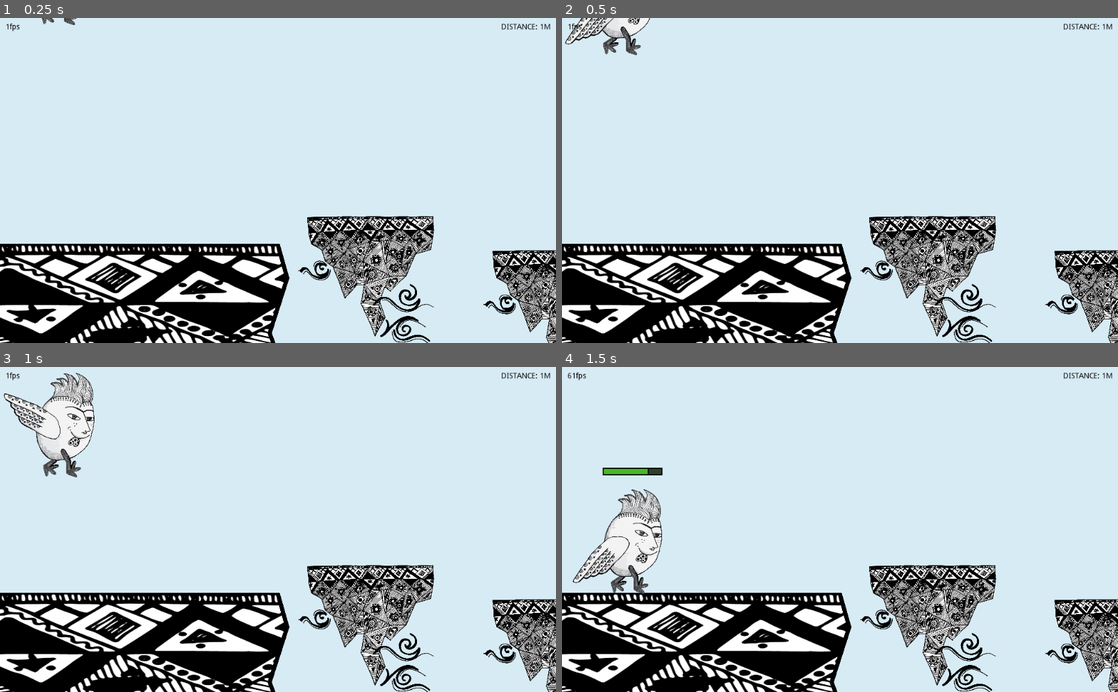
Above: before the commit, frames 1-4 (two rows, left to right).
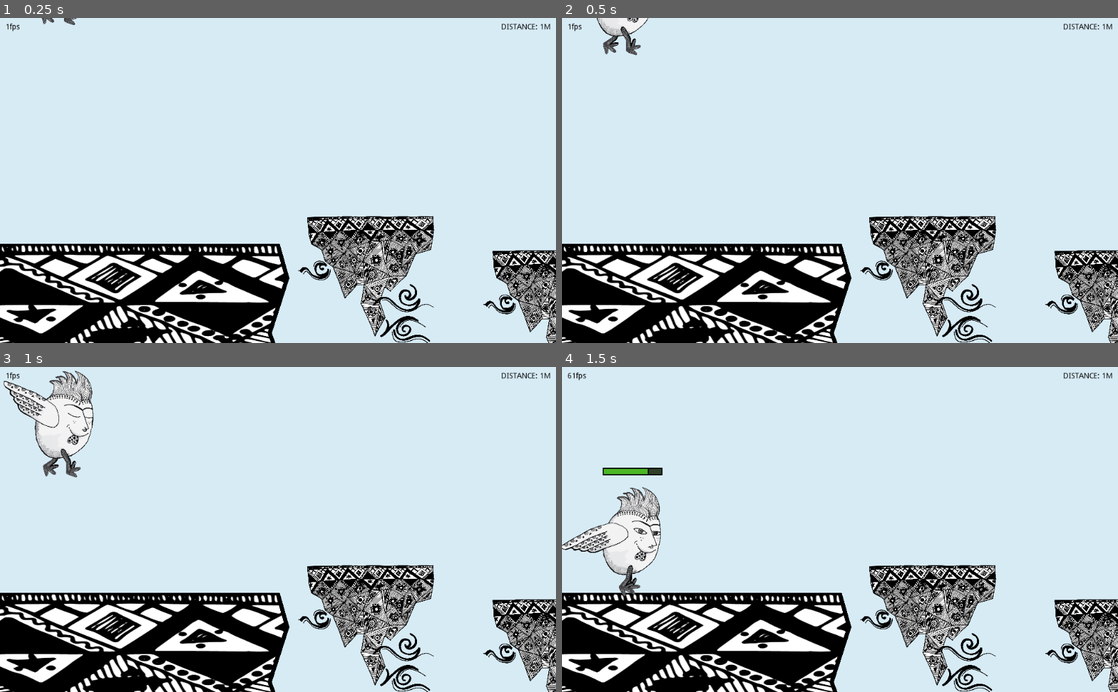
Above: after the commit, the same moments.

Repository: iwilliams/wildjam-15
Game: Godot game, scene res://Main.tscn
Two runs of this game, one before a commit and one after it. Both use one fixed random seed, a clock stepped at 60 frames per second and the inputs below. Sound files missing from this copy of the repository are replaced by a short silence.
Inputs:
- Up to frame 1 (0.25 s): no input
- Up to frame 2 (0.5 s): no input
- Up to frame 3 (1 s): hold D (move_right) from 0.53 s (still down); hold Space (jump) from 0.53 s (still down)
- Up to frame 4 (1.5 s): release D (move_right) at 1.28 s; release Space (jump) at 1.28 s; hold A (move_left) from 1.28 s (still down); tap Space (jump) at 1.35 s

Frame 1 is identical in both runs. In frame 2, 0.4% of the frame differs, in the area x 0-16%, y 0-9%; in frame 3, 1.5%; in frame 4, 1.9%, in the area x 0-18%, y 36-71%.

Commit message:
Animation updates

Diff:
--- a/Player.gd
+++ b/Player.gd
@@ -10,6 +10,7 @@
 var stamina = 100
 var on_ground = false
 var last_jump = 0
+var queue_jump = false
 
 onready var ground_check_l = get_node("GroundCheckL")
 onready var ground_check_r = get_node("GroundCheckR")
@@ -24,6 +25,7 @@
     stamina -= jump_stamina_cost
     stamina = clamp(stamina, 0, 100)
     last_jump = OS.get_ticks_msec()
+    $AnimationPlayer.seek(0)
     $AnimationPlayer.play("Flying")
     var sfx = $FlyingSFX.duplicate()
     sfx.autoplay = true
@@ -32,6 +34,11 @@
 
 # Called every frame. 'delta' is the elapsed time since the previous frame.
 func _physics_process(delta):
+  if queue_jump:
+    jump()
+    queue_jump = false
+    return
+
   on_ground = \
     ground_check_l.get_collider() != null || \
     ground_check_r.get_collider() != null
@@ -61,5 +68,5 @@
 
 func _input(event):
   if event.is_action_pressed("jump"):
-    jump()
+    queue_jump = true
   pass
--- a/Player.tscn
+++ b/Player.tscn
@@ -12,46 +12,41 @@
 [sub_resource type="AtlasTexture" id=2]
 flags = 4
 atlas = ExtResource( 2 )
-region = Rect2( 71.6261, 24.7286, 749.632, 1329.4 )
+region = Rect2( 71.6261, 24.7286, 748.836, 1091.84 )
 
 [sub_resource type="AtlasTexture" id=3]
 flags = 4
 atlas = ExtResource( 2 )
 region = Rect2( 958.406, 89.9286, 890.774, 351.516 )
 
-[sub_resource type="AtlasTexture" id=4]
+[sub_resource type="AtlasTexture" id=10]
 flags = 4
 atlas = ExtResource( 2 )
-region = Rect2( 1010.33, 506.2, 838.845, 371.489 )
-
-[sub_resource type="AtlasTexture" id=5]
-flags = 4
-atlas = ExtResource( 2 )
-region = Rect2( 1024.42, 999.082, 790.911, 347.522 )
+region = Rect2( 177.063, 1122, 376.727, 284.958 )
 
 [sub_resource type="Animation" id=6]
 length = 0.5
-tracks/0/type = "value"
+tracks/0/type = "bezier"
 tracks/0/path = NodePath("Body/Wings:rotation_degrees")
 tracks/0/interp = 1
 tracks/0/loop_wrap = true
 tracks/0/imported = false
-tracks/0/enabled = false
+tracks/0/enabled = true
 tracks/0/keys = {
-"times": PoolRealArray( 0, 0.25, 0.5 ),
-"transitions": PoolRealArray( 1, 1, 1 ),
-"update": 0,
-"values": [ 30.0, -30.0, 30.0 ]
+"points": PoolRealArray( 30, -0.25, 0, 0.25, 0, -30, -0.25, 0, 0.25, 0, 30, -0.25, 0, 0.25, 0 ),
+"times": PoolRealArray( 0, 0.25, 0.5 )
 }
-tracks/1/type = "bezier"
-tracks/1/path = NodePath("Body/Wings:rotation_degrees")
+tracks/1/type = "value"
+tracks/1/path = NodePath("Face:visible")
 tracks/1/interp = 1
 tracks/1/loop_wrap = true
 tracks/1/imported = false
 tracks/1/enabled = true
 tracks/1/keys = {
-"points": PoolRealArray( 30, -0.25, 0, 0.25, 0, -30, -0.25, 0, 0.25, 0, 30, -0.25, 0, 0.25, 0 ),
-"times": PoolRealArray( 0, 0.25, 0.5 )
+"times": PoolRealArray( 0 ),
+"transitions": PoolRealArray( 1 ),
+"update": 1,
+"values": [ true ]
 }
 
 [sub_resource type="Animation" id=7]
@@ -65,6 +60,18 @@
 tracks/0/keys = {
 "points": PoolRealArray( -47, -0.25, 0, 0.25, 0 ),
 "times": PoolRealArray( 0 )
+}
+tracks/1/type = "value"
+tracks/1/path = NodePath("Face:visible")
+tracks/1/interp = 1
+tracks/1/loop_wrap = true
+tracks/1/imported = false
+tracks/1/enabled = true
+tracks/1/keys = {
+"times": PoolRealArray( 0 ),
+"transitions": PoolRealArray( 1 ),
+"update": 1,
+"values": [ false ]
 }
 
 [sub_resource type="Animation" id=8]
@@ -91,6 +98,28 @@
 "points": PoolRealArray( 40, -0.25, 0, 0.25, 0, -40, -0.25, 0, 0.25, 0, 40, -0.25, 0, 0.25, 0 ),
 "times": PoolRealArray( 0, 0.25, 0.5 )
 }
+tracks/2/type = "bezier"
+tracks/2/path = NodePath("Body/Wings:rotation_degrees")
+tracks/2/interp = 1
+tracks/2/loop_wrap = true
+tracks/2/imported = false
+tracks/2/enabled = true
+tracks/2/keys = {
+"points": PoolRealArray( 0, -0.25, 0, 0.25, 0 ),
+"times": PoolRealArray( 0 )
+}
+tracks/3/type = "value"
+tracks/3/path = NodePath("Face:visible")
+tracks/3/interp = 1
+tracks/3/loop_wrap = true
+tracks/3/imported = false
+tracks/3/enabled = true
+tracks/3/keys = {
+"times": PoolRealArray( 0 ),
+"transitions": PoolRealArray( 1 ),
+"update": 1,
+"values": [ false ]
+}
 
 [sub_resource type="RectangleShape2D" id=9]
 extents = Vector2( 34.8012, 40.9993 )
@@ -109,28 +138,22 @@
 offset = Vector2( 61.4053, 150.257 )
 
 [node name="Body" type="Sprite" parent="."]
-editor/display_folded = true
+position = Vector2( -1.67314, -21.6246 )
 scale = Vector2( 0.15, 0.15 )
 texture = SubResource( 2 )
 
 [node name="Wings" type="Node2D" parent="Body"]
-editor/display_folded = true
 position = Vector2( -167.222, 39.1353 )
-rotation = -0.820305
 
 [node name="Upper" type="Sprite" parent="Body/Wings"]
 position = Vector2( -301.253, -33.4429 )
 texture = SubResource( 3 )
 
-[node name="Middle" type="Sprite" parent="Body/Wings"]
+[node name="Face" type="Sprite" parent="."]
 visible = false
-position = Vector2( -287.619, -34.1827 )
-texture = SubResource( 4 )
-
-[node name="Bottom" type="Sprite" parent="Body/Wings"]
-visible = false
-position = Vector2( -255.133, 2.87286 )
-texture = SubResource( 5 )
+position = Vector2( 26.4651, -6.81864 )
+scale = Vector2( 0.15, 0.15 )
+texture = SubResource( 10 )
 
 [node name="FrontFoot" type="Sprite" parent="."]
 position = Vector2( -2.90852, 47.3467 )
@@ -140,6 +163,8 @@
 offset = Vector2( 61.6037, 158.047 )
 
 [node name="AnimationPlayer" type="AnimationPlayer" parent="."]
+playback_default_blend_time = 0.2
+playback_speed = 2.0
 anims/Flying = SubResource( 6 )
 anims/Idle = SubResource( 7 )
 anims/Walking = SubResource( 8 )
Not shown: 1 places in Player.tscn that only renumber resources
Binary file changed: asses/chicken_sprite.png
